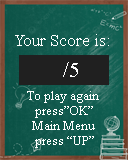
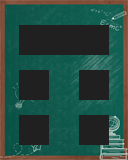
The second 128×160 image is a revision of the first. Changes to its layers:
moved "Your Score is:" into group "Score_Board" over left=15, top=34, right=109, bottom=46
moved "To play again press”OK” Main Menu press “UP”" into group "Score_Board" over left=27, top=91, right=99, bottom=148
moved "/5" into group "Score_Board" over left=63, top=62, right=78, bottom=77
moved "Rectangle 3 copy" into group "Score_Board" over left=19, top=55, right=109, bottom=85
moved "Layer 4 copy" into group "Score_Board" over left=15, top=25, right=109, bottom=148
hid group "Correct/Wrong" (4 layers) over left=15, top=25, right=109, bottom=148
added layer "Game 1 Board copy" above "Game 1 Board" over left=15, top=25, right=109, bottom=148